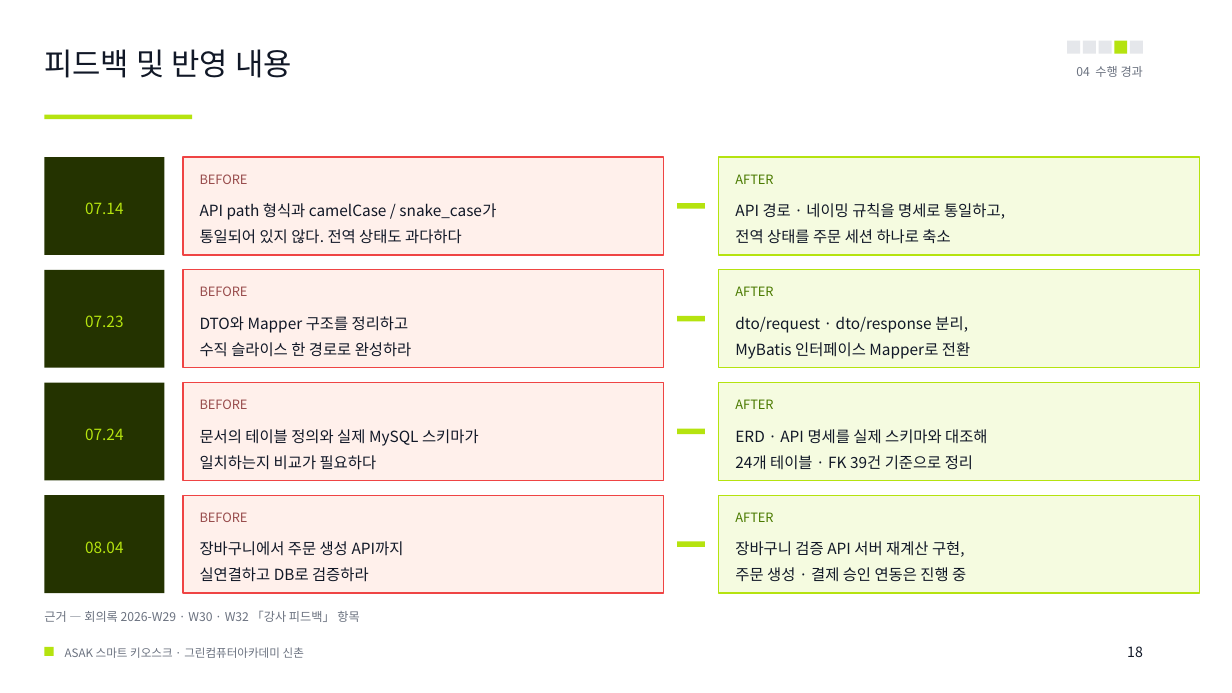
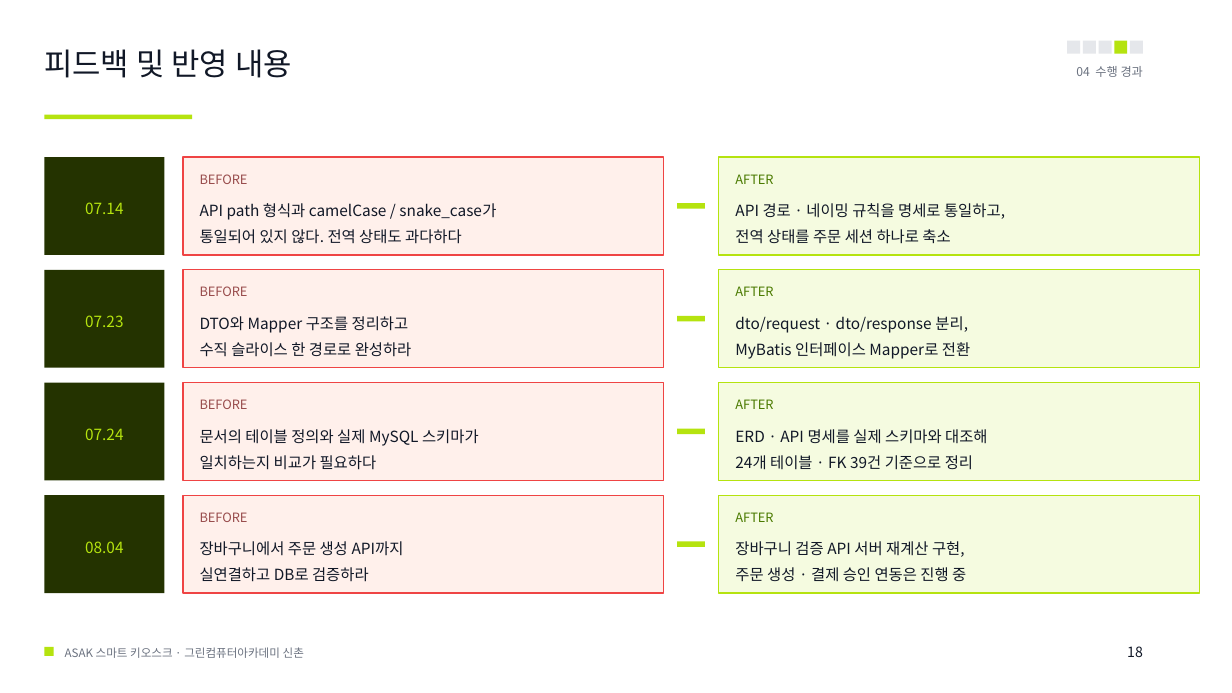
Before and after one commit to hagenie128/ASAK, a slide deck: slide 18 of docs/00_presentation/00_ppt/ASAK_샐러드_스마트키오스크_수정3_20260811.pptx. Drawn at 1232x693 pixels with LibreOffice and Linux fonts; fonts in the diff are those of the drawing. Boxes give left, top, right and bottom in pixels: in the first picture for what was removed or moved away, otherwise in the second. Text is boxed around its words. In the diff, an @@ line names an element or a change of style, - is before the commit and + after.

```diff
--- a/docs/00_presentation/00_ppt/ASAK_샐러드_스마트키오스크_수정3_20260811.pptx
+++ b/docs/00_presentation/00_ppt/ASAK_샐러드_스마트키오스크_수정3_20260811.pptx
@@ text removed at <box>44,610,359,622</box> @@
-근거 — 회의록 2026-W29 · W30 · W32 「강사 피드백」 항목
```
Also in this commit, not shown: 5 other slides changed, 2 other files.
